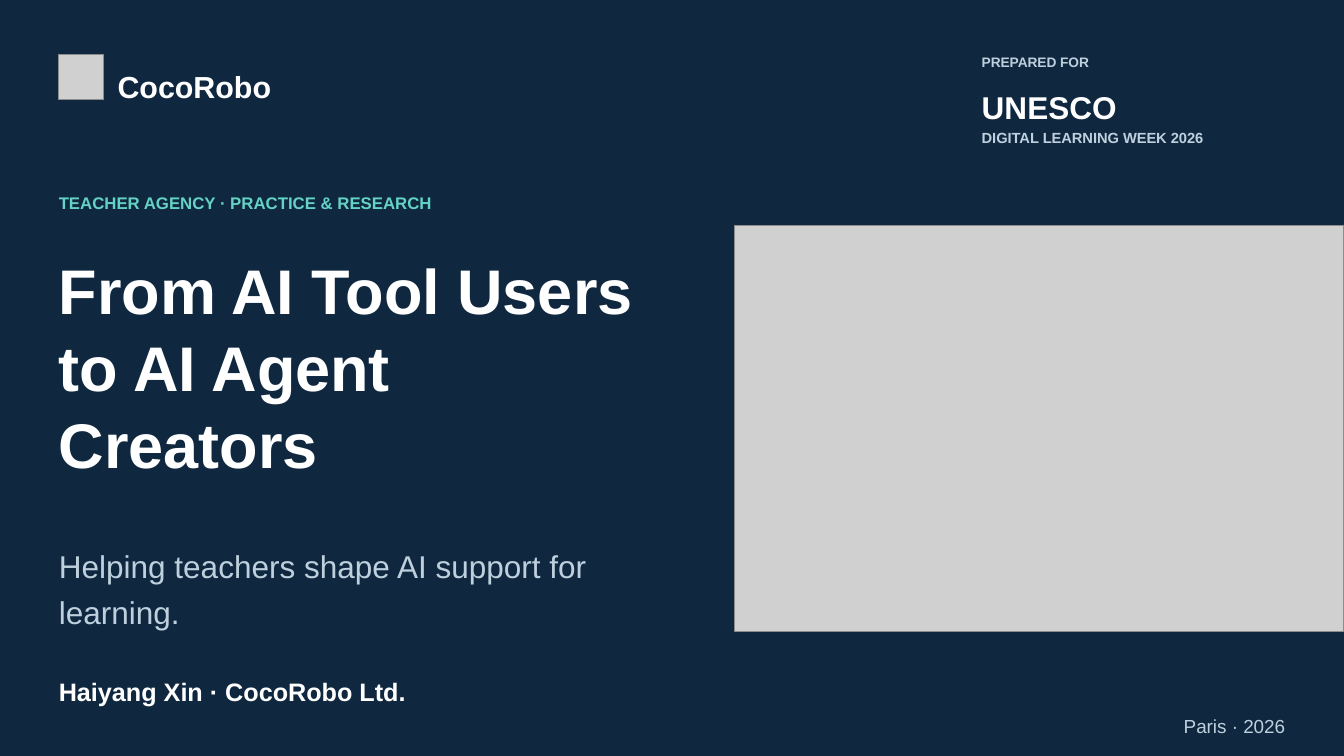
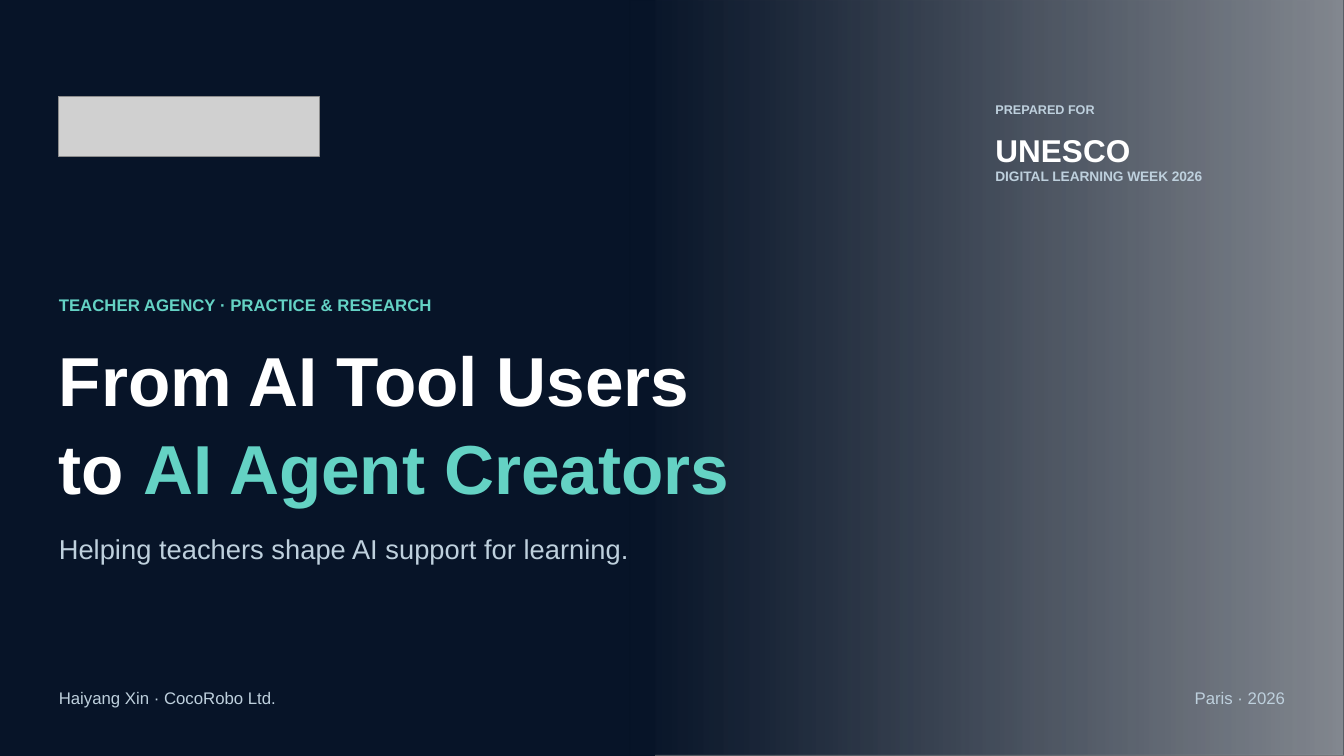
Before and after one commit to tonyxinvip/slides, a slide deck: slide 1 of teacher-agent-creators-10min/downloads/UNESCO_Teacher_AI_Agents_EN_Airier.pptx. Drawn at 1344x756 pixels with LibreOffice and Linux fonts; fonts in the diff are those of the drawing; grey boxes stand for pictures. Boxes give left, top, right and bottom in pixels: in the first picture for what was removed or moved away, otherwise in the second. Text is boxed around its words. In the diff, an @@ line names an element or a change of style, - is before the commit and + after.

Commit message:
Restore shaded photographic UNESCO cover and official CocoRobo logo; use Airier layout online

```diff
--- a/teacher-agent-creators-10min/downloads/UNESCO_Teacher_AI_Agents_EN_Airier.pptx
+++ b/teacher-agent-creators-10min/downloads/UNESCO_Teacher_AI_Agents_EN_Airier.pptx
@@ background #10283F to #071428 @@
@@ rectangle added at (630,0,1344,756), fill gradient #071428 @@
@@ picture: place and size @@
-picture at (735,226,1344,632)
+picture at (655,0,1344,756)
@@ picture removed at (58,54,104,100) @@
@@ text removed at (118,76,272,99) @@
-CocoRobo
@@ picture added at (58,97,319,156) @@
@@ text "PREPARED FOR": place and size @@
-text "PREPARED FOR" at (982,57,1089,67)
+text "PREPARED FOR" at (995,105,1095,114)
@@ text "PREPARED FOR" at (995,105,1095,114): size 9.8 to 9 pt @@
@@ text "UNESCO": place and size @@
-text "UNESCO" at (982,97,1117,120)
+text "UNESCO" at (995,140,1130,163)
@@ text "DIGITAL LEARNING WEEK 2026": place and size @@
-text "DIGITAL LEARNING WEEK 2026" at (982,133,1203,143)
+text "DIGITAL LEARNING WEEK 2026" at (995,171,1202,181)
@@ text "DIGITAL LEARNING WEEK 2026" at (995,171,1202,181): size 10.5 to 9.8 pt @@
@@ text "TEACHER AGENCY · PRACTICE & ...": place and size @@
-text "TEACHER AGENCY · PRACTICE & ..." at (59,197,431,209)
+text "TEACHER AGENCY · PRACTICE & ..." at (59,299,431,311)
@@ text "From AI Tool Users": place and size @@
-text "From AI Tool Users" at (59,268,632,469)
+text "From AI Tool Users" at (59,355,729,506)
@@ text at (59,355,689,407): size 45 to 49.5 pt in "From AI Tool Users"; line spacing 1.02 to 1.06 @@
@@ text at (59,445,729,506): text changed; size 45 to 49.5 pt; text colour #FFFFFF to #64D2C4 @@
-to AI Agent
-Creators
+to AI Agent Creators
@@ text "Helping teachers shape AI support ...": place and size @@
-text "Helping teachers shape AI support ..." at (59,555,586,630)
+text "Helping teachers shape AI support ..." at (59,539,629,564)
@@ text "Helping teachers shape AI support ..." at (59,539,629,564): size 22.5 to 19.5 pt; line spacing 1.2 to 1.22 @@
@@ text "Haiyang Xin · CocoRobo Ltd.": place and size @@
-text "Haiyang Xin · CocoRobo Ltd." at (59,682,405,706)
+text "Haiyang Xin · CocoRobo Ltd." at (59,692,276,708)
@@ text "Haiyang Xin · CocoRobo Ltd." at (59,692,276,708): size 18 to 12 pt, text colour #FFFFFF to #BED0DD, bold off @@
@@ text "Paris · 2026": place and size @@
-text "Paris · 2026" at (1184,719,1285,733)
+text "Paris · 2026" at (1195,692,1285,704)
@@ text "Paris · 2026" at (1195,692,1285,704): size 13.5 to 12 pt @@
```
Also in this commit, not shown: 8 other files.
